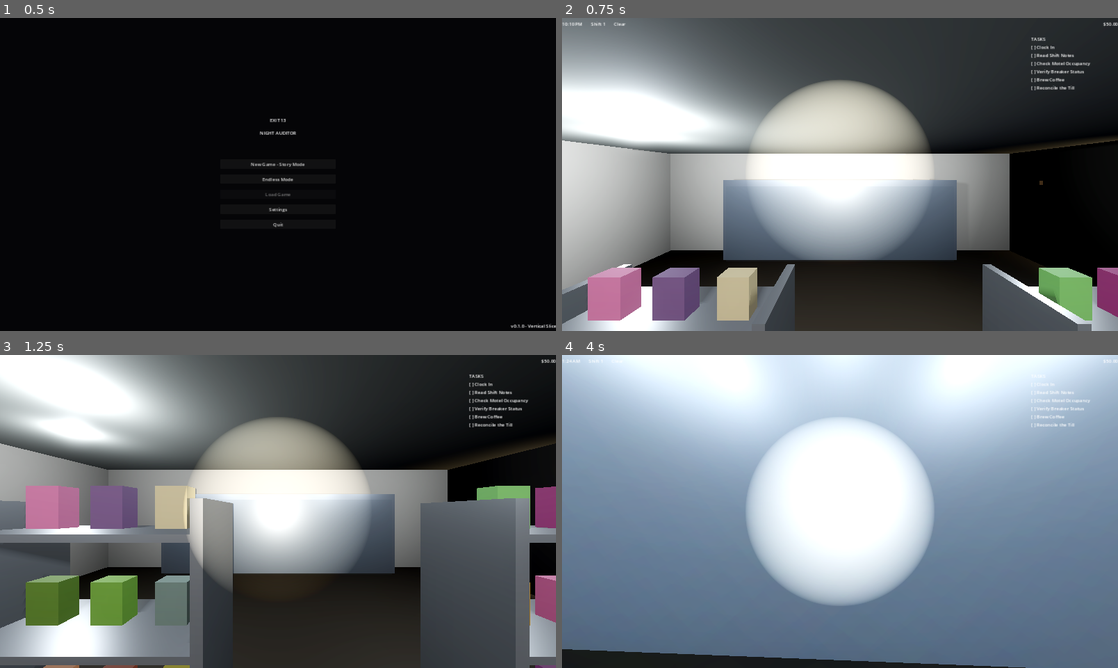
Above: before the commit, frames 1-4 (two rows, left to right).
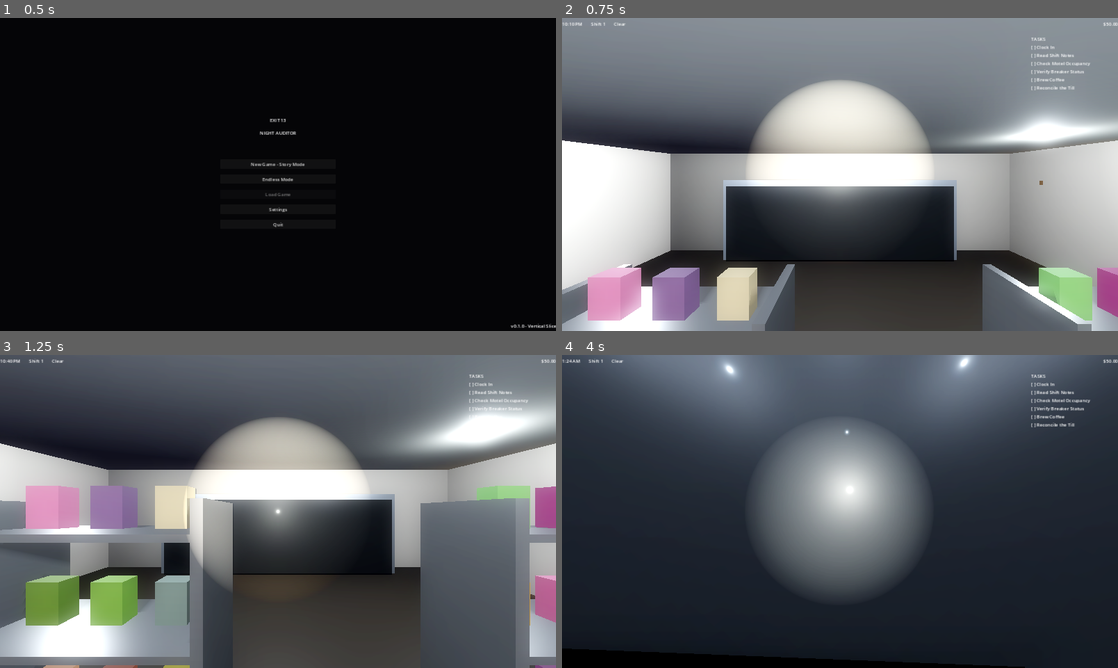
Above: after the commit, the same moments.

Repository: dolfrizzlersigma-crypto/e
Game: Godot game, scene res://scenes/ui/main_menu.tscn
The game is run twice, just before and just after one commit, with the same random seed, the same clock (stepped at 60 frames per second) and the same inputs.
Inputs (mouse positions are in pixels of both pictures, inside the frame that each line leads up to):
- Up to frame 1 (0.5 s): no input
- Up to frame 2 (0.75 s): click "New Game - Story Mode" at 0.5 s
- Up to frame 3 (1.25 s): no input
- Up to frame 4 (4 s): move the mouse to (867, 511) at 1.27 s; hold Ctrl (crouch) 1.28-2.03 s; hold W (move_forward) from 1.28 s (still down); click (867, 511) at 1.42 s; move the mouse to (812, 511) at 2.02 s; tap F (flashlight) at 2.1 s; move the mouse to (851, 505) at 2.77 s; hold E (interact) 2.78-3.53 s; move the mouse to (834, 517) at 3.52 s; tap Shift (sprint) at 3.6 s; click (834, 517) at 3.67 s

Frame 1 is identical in both runs. In frame 2, 78% of the frame differs, in the area x 0-100%, y 0-100%; in frame 3, 63%; in frame 4, 100%.

Commit message:
Fix audio crashes with null safety and improve graphics realism
- Add null checks for get_stream_playback() in spatial_audio_manager.gd
  and footstep_system.gd to prevent crashes when playback isn't ready
- Enable SSR (Screen Space Reflections) for realistic glass/metal reflections
- Increase ambient light energy 0.3→0.6 and SSAO/SSIL for better visibility
- Boost glow intensity/bloom and fog density for atmospheric depth
- Increase all light energies with shadow support for realistic lighting
- Add specular, refraction, UV scaling to materials for more detail
- Boost sign emission 2.0→3.5 and add sign glow OmniLight for light spill
- Enable FXAA, increase shadow atlas size to 4096 in project.godot

Agent-Logs-Url: https://github.com/dolfrizzlersigma-crypto/e/sessions/19dd273e-117e-435d-ae6c-823c5d0270de

Co-authored-by: dolfrizzlersigma-crypto <269368616+dolfrizzlersigma-crypto@users.noreply.github.com>

Diff:
--- a/project/project.godot
+++ b/project/project.godot
@@ -128,4 +128,7 @@
 renderer/rendering_method="forward_plus"
 textures/default_filters/anisotropic_filtering_level=4
 anti_aliasing/quality/msaa_3d=2
+anti_aliasing/quality/screen_space_aa=1
+lights_and_shadows/directional_shadow/size=4096
+lights_and_shadows/directional_shadow/soft_shadow_filter_quality=2
 environment/defaults/default_clear_color=Color(0.01, 0.01, 0.02, 1)
--- a/project/scenes/levels/service_plaza.tscn
+++ b/project/scenes/levels/service_plaza.tscn
@@ -17,26 +17,31 @@
 background_mode = 1
 background_color = Color(0.01, 0.01, 0.03, 1)
 ambient_light_source = 2
-ambient_light_color = Color(0.05, 0.05, 0.08, 1)
-ambient_light_energy = 0.3
+ambient_light_color = Color(0.12, 0.12, 0.18, 1)
+ambient_light_energy = 0.6
 tonemap_mode = 2
-tonemap_exposure = 0.9
+tonemap_exposure = 1.0
+ssr_enabled = true
+ssr_max_steps = 64
+ssr_fade_in = 0.15
+ssr_fade_out = 2.0
+ssr_depth_tolerance = 0.2
 ssao_enabled = true
-ssao_radius = 2.0
-ssao_intensity = 2.0
+ssao_radius = 3.0
+ssao_intensity = 2.5
 ssil_enabled = true
-ssil_radius = 4.0
-ssil_intensity = 0.5
+ssil_radius = 5.0
+ssil_intensity = 0.8
 sdfgi_enabled = false
 glow_enabled = true
-glow_intensity = 0.5
-glow_bloom = 0.1
+glow_intensity = 1.0
+glow_bloom = 0.3
 fog_enabled = true
-fog_light_color = Color(0.05, 0.05, 0.08, 1)
-fog_density = 0.005
+fog_light_color = Color(0.06, 0.06, 0.1, 1)
+fog_density = 0.01
 volumetric_fog_enabled = true
-volumetric_fog_density = 0.02
-volumetric_fog_albedo = Color(0.1, 0.1, 0.12, 1)
+volumetric_fog_density = 0.025
+volumetric_fog_albedo = Color(0.12, 0.12, 0.15, 1)
 
 [sub_resource type="PlaneMesh" id="PlaneMesh_ground"]
 size = Vector2(100, 100)
@@ -115,9 +120,11 @@
 
 [node name="DirectionalLight3D" type="DirectionalLight3D" parent="Environment"]
 transform = Transform3D(1, 0, 0, 0, -0.5, 0.866, 0, -0.866, -0.5, 0, 20, 0)
-light_color = Color(0.15, 0.18, 0.25, 1)
-light_energy = 0.15
-shadow_enabled = true
+light_color = Color(0.25, 0.28, 0.38, 1)
+light_energy = 0.35
+shadow_enabled = true
+shadow_bias = 0.03
+directional_shadow_max_distance = 80.0
 
 [node name="Ground" type="StaticBody3D" parent="Environment"]
 
@@ -165,24 +172,27 @@
 
 [node name="ShopLight1" type="OmniLight3D" parent="Environment/ShopBuilding"]
 transform = Transform3D(1, 0, 0, 0, 1, 0, 0, 0, 1, -2, 2.8, -2)
-light_color = Color(0.9, 0.95, 1, 1)
-light_energy = 2.0
-omni_range = 8.0
-omni_attenuation = 1.5
+light_color = Color(0.92, 0.96, 1, 1)
+light_energy = 2.8
+omni_range = 10.0
+omni_attenuation = 1.3
+shadow_enabled = true
 
 [node name="ShopLight2" type="OmniLight3D" parent="Environment/ShopBuilding"]
 transform = Transform3D(1, 0, 0, 0, 1, 0, 0, 0, 1, 2, 2.8, -2)
-light_color = Color(0.9, 0.95, 1, 1)
-light_energy = 2.0
-omni_range = 8.0
-omni_attenuation = 1.5
+light_color = Color(0.92, 0.96, 1, 1)
+light_energy = 2.8
+omni_range = 10.0
+omni_attenuation = 1.3
+shadow_enabled = true
 
 [node name="ShopLight3" type="OmniLight3D" parent="Environment/ShopBuilding"]
 transform = Transform3D(1, 0, 0, 0, 1, 0, 0, 0, 1, 0, 2.8, 2)
-light_color = Color(0.9, 0.95, 1, 1)
-light_energy = 1.5
-omni_range = 6.0
-omni_attenuation = 1.5
+light_color = Color(0.92, 0.96, 1, 1)
+light_energy = 2.2
+omni_range = 8.0
+omni_attenuation = 1.3
+shadow_enabled = true
 
 [node name="MotelBuilding" type="Node3D" parent="Environment"]
 transform = Transform3D(1, 0, 0, 0, 1, 0, 0, 0, 1, 15, 0, -5)
@@ -198,9 +208,10 @@
 [node name="MotelLight" type="OmniLight3D" parent="Environment/MotelBuilding"]
 transform = Transform3D(1, 0, 0, 0, 1, 0, 0, 0, 1, 0, 2.5, 0)
 light_color = Color(1, 0.85, 0.6, 1)
-light_energy = 1.5
-omni_range = 10.0
-omni_attenuation = 1.8
+light_energy = 2.2
+omni_range = 12.0
+omni_attenuation = 1.5
+shadow_enabled = true
 
 [node name="FuelForecourt" type="Node3D" parent="Environment"]
 transform = Transform3D(1, 0, 0, 0, 1, 0, 0, 0, 1, 0, 0, 15)
@@ -211,20 +222,22 @@
 
 [node name="CanopyLight" type="OmniLight3D" parent="Environment/FuelForecourt"]
 transform = Transform3D(1, 0, 0, 0, 1, 0, 0, 0, 1, 0, 4, 0)
-light_color = Color(1, 0.9, 0.7, 1)
-light_energy = 3.0
-omni_range = 15.0
-omni_attenuation = 1.2
+light_color = Color(1, 0.92, 0.75, 1)
+light_energy = 4.0
+omni_range = 18.0
+omni_attenuation = 1.1
+shadow_enabled = true
 
 [node name="ParkingLot" type="Node3D" parent="Environment"]
 transform = Transform3D(1, 0, 0, 0, 1, 0, 0, 0, 1, -15, 0, 10)
 
 [node name="ParkingLight" type="OmniLight3D" parent="Environment/ParkingLot"]
 transform = Transform3D(1, 0, 0, 0, 1, 0, 0, 0, 1, 0, 5, 0)
-light_color = Color(1, 0.7, 0.3, 1)
-light_energy = 2.0
-omni_range = 20.0
-omni_attenuation = 1.5
+light_color = Color(1, 0.75, 0.4, 1)
+light_energy = 2.8
+omni_range = 22.0
+omni_attenuation = 1.3
+shadow_enabled = true
 
 [node name="PhantomCar" type="Node3D" parent="Environment"]
 transform = Transform3D(1, 0, 0, 0, 1, 0, 0, 0, 1, -10, 0, 20)
@@ -246,5 +259,6 @@
 
 [node name="SignLight" type="OmniLight3D" parent="Environment/ExteriorSign"]
 light_color = Color(1, 0.4, 0.3, 1)
-light_energy = 2.5
-omni_range = 12.0
+light_energy = 4.0
+omni_range = 18.0
+shadow_enabled = true
--- a/project/scripts/environment/environment_builder.gd
+++ b/project/scripts/environment/environment_builder.gd
@@ -46,27 +46,42 @@
 # =============================================================================
 
 func _create_materials() -> void:
-	mat_asphalt = _make_material(Color(0.08, 0.08, 0.09), 0.9, 0.1)
+	mat_asphalt = _make_material(Color(0.08, 0.08, 0.09), 0.92, 0.1)
+	mat_asphalt.detail_enabled = true
+	mat_asphalt.uv1_scale = Vector3(4, 4, 4)
 	mat_concrete = _make_material(Color(0.35, 0.34, 0.32), 0.85, 0.05)
-	mat_linoleum = _make_material(Color(0.25, 0.22, 0.18), 0.6, 0.3)
+	mat_concrete.uv1_scale = Vector3(3, 3, 3)
+	mat_linoleum = _make_material(Color(0.25, 0.22, 0.18), 0.55, 0.3)
+	mat_linoleum.uv1_scale = Vector3(5, 5, 5)
 	mat_drywall = _make_material(Color(0.75, 0.72, 0.68), 0.95, 0.02)
 	mat_ceiling_tile = _make_material(Color(0.8, 0.78, 0.75), 0.9, 0.02)
-	mat_metal = _make_material(Color(0.5, 0.5, 0.52), 0.3, 0.7)
+	mat_metal = _make_material(Color(0.5, 0.5, 0.52), 0.25, 0.75)
+	mat_metal.specular = 0.8
 	mat_wood = _make_material(Color(0.4, 0.28, 0.15), 0.7, 0.1)
-	mat_glass = _make_material(Color(0.6, 0.7, 0.8, 0.3), 0.05, 0.9)
+	mat_wood.uv1_scale = Vector3(2, 2, 2)
+	mat_glass = _make_material(Color(0.7, 0.8, 0.9, 0.2), 0.02, 0.95)
 	mat_glass.transparency = BaseMaterial3D.TRANSPARENCY_ALPHA
+	mat_glass.specular = 1.0
+	mat_glass.refraction_enabled = true
+	mat_glass.refraction_scale = 0.02
 	mat_brick = _make_material(Color(0.45, 0.25, 0.18), 0.9, 0.05)
-	mat_tile_white = _make_material(Color(0.85, 0.85, 0.82), 0.4, 0.5)
-	mat_tile_blue = _make_material(Color(0.3, 0.4, 0.55), 0.4, 0.5)
-	mat_carpet = _make_material(Color(0.2, 0.15, 0.12), 0.95, 0.02)
+	mat_brick.uv1_scale = Vector3(3, 3, 3)
+	mat_tile_white = _make_material(Color(0.85, 0.85, 0.82), 0.35, 0.5)
+	mat_tile_white.specular = 0.6
+	mat_tile_blue = _make_material(Color(0.3, 0.4, 0.55), 0.35, 0.5)
+	mat_tile_blue.specular = 0.6
+	mat_carpet = _make_material(Color(0.2, 0.15, 0.12), 0.98, 0.02)
 	mat_motel_door = _make_material(Color(0.3, 0.18, 0.1), 0.75, 0.08)
-	mat_counter_top = _make_material(Color(0.35, 0.3, 0.28), 0.4, 0.4)
-	mat_shelf_metal = _make_material(Color(0.55, 0.55, 0.55), 0.35, 0.6)
+	mat_counter_top = _make_material(Color(0.35, 0.3, 0.28), 0.35, 0.45)
+	mat_counter_top.specular = 0.5
+	mat_shelf_metal = _make_material(Color(0.55, 0.55, 0.55), 0.3, 0.65)
+	mat_shelf_metal.specular = 0.7
 	mat_exterior_sign = _make_material(Color(0.15, 0.05, 0.02), 0.6, 0.1)
 	mat_exterior_sign.emission_enabled = true
-	mat_exterior_sign.emission = Color(1.0, 0.3, 0.15)
-	mat_exterior_sign.emission_energy_multiplier = 2.0
-	mat_pump_body = _make_material(Color(0.6, 0.58, 0.55), 0.4, 0.5)
+	mat_exterior_sign.emission = Color(1.0, 0.35, 0.15)
+	mat_exterior_sign.emission_energy_multiplier = 3.5
+	mat_pump_body = _make_material(Color(0.6, 0.58, 0.55), 0.38, 0.55)
+	mat_pump_body.specular = 0.5
 	mat_dirt = _make_material(Color(0.2, 0.15, 0.1), 0.95, 0.02)
 	mat_rust = _make_material(Color(0.4, 0.2, 0.1), 0.85, 0.05)
 
--- a/project/scripts/environment/service_plaza.gd
+++ b/project/scripts/environment/service_plaza.gd
@@ -567,9 +567,20 @@
 	_create_detail_box(sign_node, "SignBoard", Vector3(4.6, 2.6, 0.18), Vector3(0, 0.8, 0),
 		_make_detail_material(Color(0.12, 0.05, 0.03), 0.62, 0.16))
 	_create_detail_box(sign_node, "SignFace", Vector3(4.1, 2.1, 0.04), Vector3(0, 0.8, 0.12),
-		_make_detail_material(Color(0.7, 0.16, 0.12), 0.32, 0.2, Color(1.0, 0.28, 0.18), 1.3))
+		_make_detail_material(Color(0.7, 0.16, 0.12), 0.32, 0.2, Color(1.0, 0.28, 0.18), 2.5))
 	_create_detail_box(sign_node, "SignPost", Vector3(0.35, 6.5, 0.35), Vector3(0, -1.25, 0),
 		_make_detail_material(Color(0.42, 0.42, 0.44), 0.4, 0.7))
+
+	# Sign glow light — simulates light spill from the neon sign
+	var sign_glow := OmniLight3D.new()
+	sign_glow.name = "SignGlow"
+	sign_glow.position = Vector3(0, 0.8, 0.5)
+	sign_glow.light_color = Color(1.0, 0.4, 0.2)
+	sign_glow.light_energy = 3.5
+	sign_glow.omni_range = 12.0
+	sign_glow.omni_attenuation = 1.4
+	sign_glow.shadow_enabled = false
+	sign_node.add_child(sign_glow)
 
 
 func _create_detail_box(parent: Node3D, node_name: String, size: Vector3, position: Vector3, material: StandardMaterial3D) -> MeshInstance3D:
@@ -597,6 +608,9 @@
 
 
 func _make_glass_material(color: Color) -> StandardMaterial3D:
-	var material := _make_detail_material(color, 0.08, 0.85)
+	var material := _make_detail_material(color, 0.02, 0.9)
 	material.transparency = BaseMaterial3D.TRANSPARENCY_ALPHA
+	material.specular = 1.0
+	material.refraction_enabled = true
+	material.refraction_scale = 0.02
 	return material
--- a/project/scripts/systems/footstep_system.gd
+++ b/project/scripts/systems/footstep_system.gd
@@ -125,6 +125,8 @@
 	# Fill with a short click/thud
 	if _audio_player.has_stream_playback():
 		var playback: AudioStreamGeneratorPlayback = _audio_player.get_stream_playback()
+		if playback == null:
+			return
 		var frames := int(0.03 * 22050)  # 30ms footstep
 		for i in range(frames):
 			var t := float(i) / frames
--- a/project/scripts/systems/spatial_audio_manager.gd
+++ b/project/scripts/systems/spatial_audio_manager.gd
@@ -231,9 +231,11 @@
 
 ## Fill a tone generator's buffer with sine wave data.
 func _fill_tone_buffer(player: AudioStreamPlayer3D) -> void:
-	if not player.playing or not player.has_stream_playback():
+	if player == null or not player.playing or not player.has_stream_playback():
 		return
 	var playback: AudioStreamGeneratorPlayback = player.get_stream_playback()
+	if playback == null:
+		return
 	var frequency: float = player.get_meta("frequency", 60.0)
 	var mix_rate: float = 22050.0
 	var frames_available := playback.get_frames_available()
@@ -254,9 +256,11 @@
 
 ## Fill a noise generator's buffer with filtered noise.
 func _fill_noise_buffer(player: AudioStreamPlayer3D) -> void:
-	if not player.playing or not player.has_stream_playback():
+	if player == null or not player.playing or not player.has_stream_playback():
 		return
 	var playback: AudioStreamGeneratorPlayback = player.get_stream_playback()
+	if playback == null:
+		return
 	var frames_available := playback.get_frames_available()
 	var prev_sample: float = player.get_meta("prev_sample", 0.0)
 
